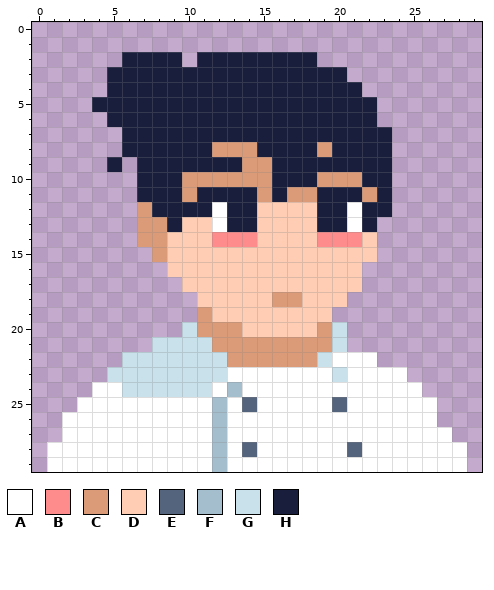
Pixel-art sprite: react_main/public/images/roles/chef-vivid.png. The picture above was drawn from the file before the commit.
The file is 30x30 pixels. Colours within 5 levels of each other are drawn and written as one.
Palette (. is transparent): A #ffffff  B #ff8c8c  C #dc9b78  D #ffcdb4  E #55647d  F #a5becd  G #c8e1eb  H #191e3c
Pixels before, first column x 1:
 2 .....HHHH.HHHHHHHH..........
 3 ....HHHHHHHHHHHHHHHH........
 4 ....HHHHHHHHHHHHHHHHH.......
 5 ...HHHHHHHHHHHHHHHHHHH......
 6 ....HHHHHHHHHHHHHHHHHH......
 7 .....HHHHHHHHHHHHHHHHHH.....
 8 .....HHHHHHCCCHHHHCHHHH.....
 9 ....H.HHHHHHHCCHHHHHHHH.....
10 ......HHHCCCCCCHHHCCCHH.....
11 ......HHHCHHHHCHCCHHHCH.....
12 ......CHHHHAHHDDDDHHAHH.....
13 ......CCHDDAHHDDDDHHAH......
14 ......CCDDDBBBDDDDBBBD......
15 .......CDDDDDDDDDDDDDD......
16 ........DDDDDDDDDDDDD.......
17 .........DDDDDDDDDDDD.......
18 ..........DDDDDCCDDD........
19 ..........CDDDDDDDD.........
20 .........GCCCDDDDDCG........
21 .......GGGGCCCCCCCCG........
22 .....GGGGGGGCCCCCCGAAA......
23 ....GGGGGGGGAAAAAAAGAAAA....
24 ...AAGGGGGGAFAAAAAAAAAAAA...
25 ..AAAAAAAAAFAEAAAAAEAAAAAA..
26 .AAAAAAAAAAFAAAAAAAAAAAAAA..
27 .AAAAAAAAAAFAAAAAAAAAAAAAAA.
28 AAAAAAAAAAAFAEAAAAAAEAAAAAAA
29 AAAAAAAAAAAFAAAAAAAAAAAAAAAA
Once edited:
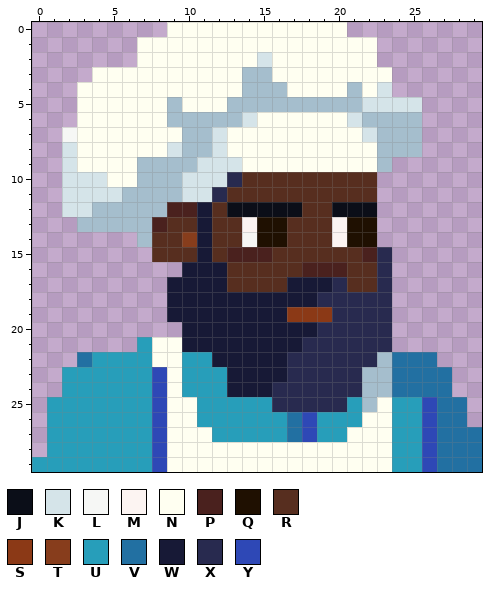
Colours new in this view: J #0b0e18  K #d5e4e9  L #f6f7f5  M #fcf4f2  N #fffff1  P #4a211e  Q #1f1001  R #572e1f  S #8b3916  T #873d1c  U #279eba  V #2270a2  W #171936  X #282a4f  Y #2e48b6
The exact change:
Changed rows in their new state; - is an unchanged pixel.
first column x 0:
 0 ---------NNNNNNNNNNNN---------
 1 -------NNNNNNNNNNNNNNNN-------
 2 ------.NNNNNNNNKNNNNNNN-------
 3 ----NNNNNNNNNNFFNNNNNNNN------
 4 ---NNNNNNNNNNNFFFNNNNFNK------
 5 ---NNNNNNFNNNFFFFFFFFFKKKK----
 6 ---NNNNNNFFFFFKNNNNNNKFFFF----
 7 --LNNNNNNNFFKNNNNNNNNNKFFF----
 8 --KNNNNNNKFFKNNNNNNNNNNFFF----
 9 --KNNNNFFFFKKKNNNNNNNNNF------
10 --KKKNNFFFKKKXRRRRRRRRR.------
11 --KKKKFFFFKKXRRRRRRRRRR.------
12 --KKFFFFFPPWRJJJJJRRJJJ.------
13 ---FFFFFPRRWRRMQQRRRMQQ-------
14 -------FRRTWRRLQQRRRMQQ-------
15 --------RRRWRPPPRRRRRRPX------
16 ---------.WWWRRRRRPPPRRX------
17 ---------WWWWRRRRWWWXRRX------
18 ---------WWWWWWWWWWXXXXX------
19 ---------WWWWWWWWSSSXXXX------
20 ----------WWWWWWWWWXXXXX------
21 -------UNNWWWWWWWWXXXXXX------
22 ---VUUUUNNUUWWWWWXXXXXXFVVV---
23 --UUUUUUYNUUUWWWWXXXXXFFVVVV--
24 --UUUUUUYNUUUWWWXXXXXXFFVVVV--
25 -UUUUUUUYNNUUUUUXXXXXUFNUUYVV-
26 -UUUUUUUYNNUUUUUUVYUUUNNUUYVV-
27 -UUUUUUUYNNNUUUUUVYUUNNNUUYVVV
28 -UUUUUUUYNNNNNNNNNNNNNNNUUYVVV
29 UUUUUUUUYNNNNNNNNNNNNNNNUUYVVV
Changed places in both pictures, as pixel boxes (x1, y1, x2, y2):
changed: (32, 22, 482, 472)
